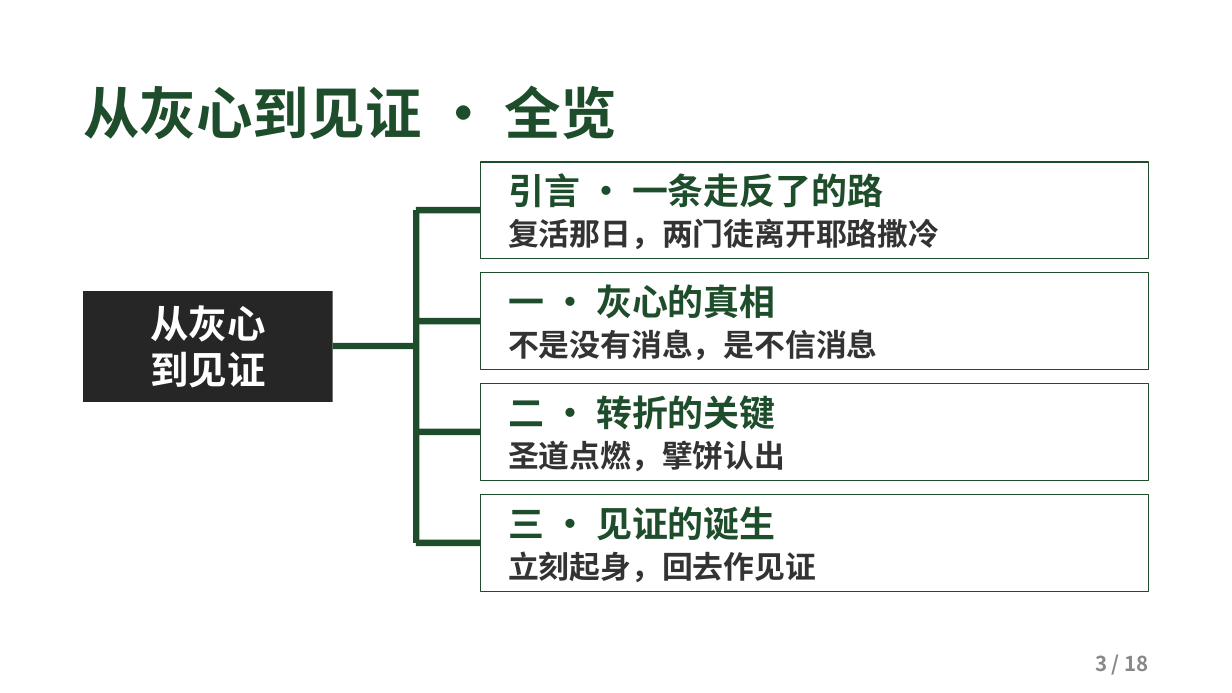
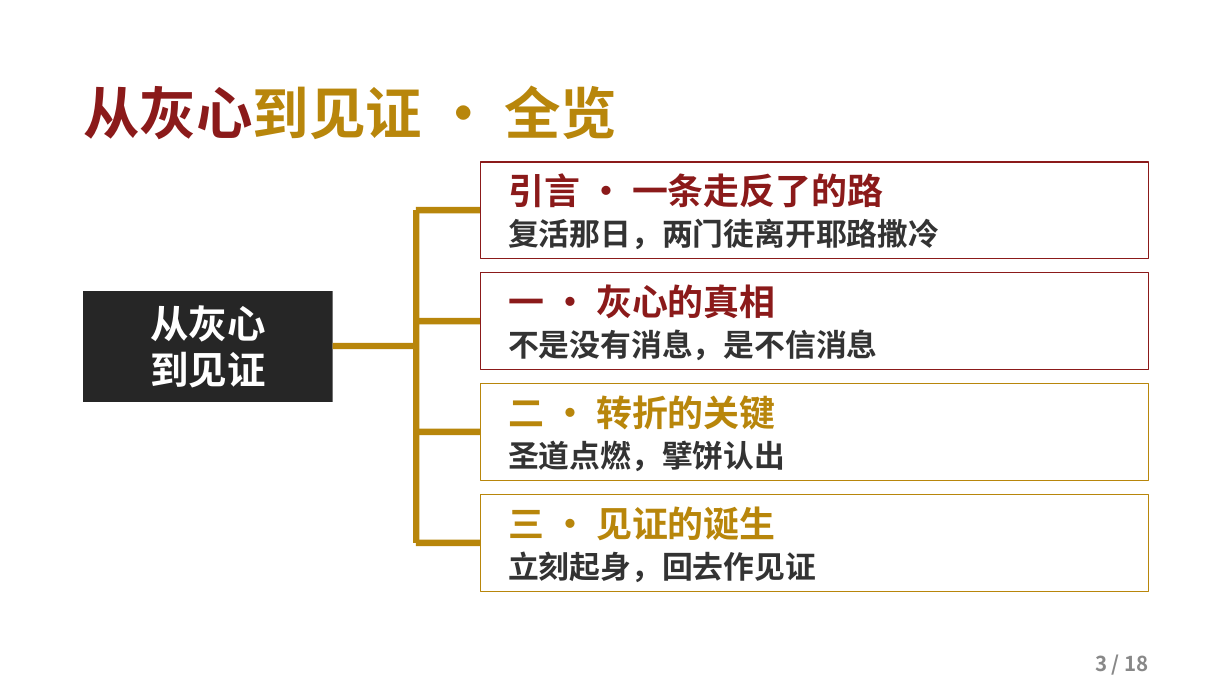
Before and after one commit to kaylechou/propresenter-lyric-tool, a slide deck: slide 3 of docs/从灰心到见证.pptx. Drawn at 1232x693 pixels with LibreOffice and Linux fonts; fonts in the diff are those of the drawing; background and template pictures are left out. Boxes give left, top, right and bottom in pixels: in the first picture for what was removed or moved away, otherwise in the second. Text is boxed around its words. In the diff, an @@ line names an element or a change of style, - is before the commit and + after.

```diff
--- a/docs/从灰心到见证.pptx
+++ b/docs/从灰心到见证.pptx
@@ text "从灰心到见证 · 全览" at bbox=[83, 85, 617, 139]: text colour #1E4D2B to #8B1A1A in "从灰心到见证"; text colour #1E4D2B to #B8860B in "从灰心到见证 · 全览" @@
@@ rectangle "引言 · 一条走反了的路" at bbox=[481, 162, 1149, 259]: outline #1E4D2B 1.25 pt to #8B1A1A 1.25 pt @@
@@ text in rectangle at bbox=[508, 173, 883, 208]: text colour #1E4D2B to #8B1A1A in "引言 · 一条走反了的路" @@
@@ rectangle "一 · 灰心的真相" at bbox=[481, 273, 1149, 370]: outline #1E4D2B 1.25 pt to #8B1A1A 1.25 pt @@
@@ text in rectangle at bbox=[508, 284, 775, 319]: text colour #1E4D2B to #8B1A1A in "一 · 灰心的真相" @@
@@ rectangle "二 · 转折的关键" at bbox=[481, 384, 1149, 481]: outline #1E4D2B 1.25 pt to #B8860B 1.25 pt @@
@@ text in rectangle at bbox=[508, 395, 775, 430]: text colour #1E4D2B to #B8860B in "二 · 转折的关键" @@
@@ rectangle "三 · 见证的诞生" at bbox=[481, 494, 1149, 592]: outline #1E4D2B 1.25 pt to #B8860B 1.25 pt @@
@@ text in rectangle at bbox=[508, 506, 775, 540]: text colour #1E4D2B to #B8860B in "三 · 见证的诞生" @@
@@ fill #1E4D2B to #B8860B in 6 elements at bbox=[333, 343, 416, 349], bbox=[413, 210, 420, 543], bbox=[416, 207, 481, 213], bbox=[416, 318, 481, 324], bbox=[416, 429, 481, 435], bbox=[416, 540, 481, 546] @@
```
Also in this commit, not shown: 17 other slides changed.
